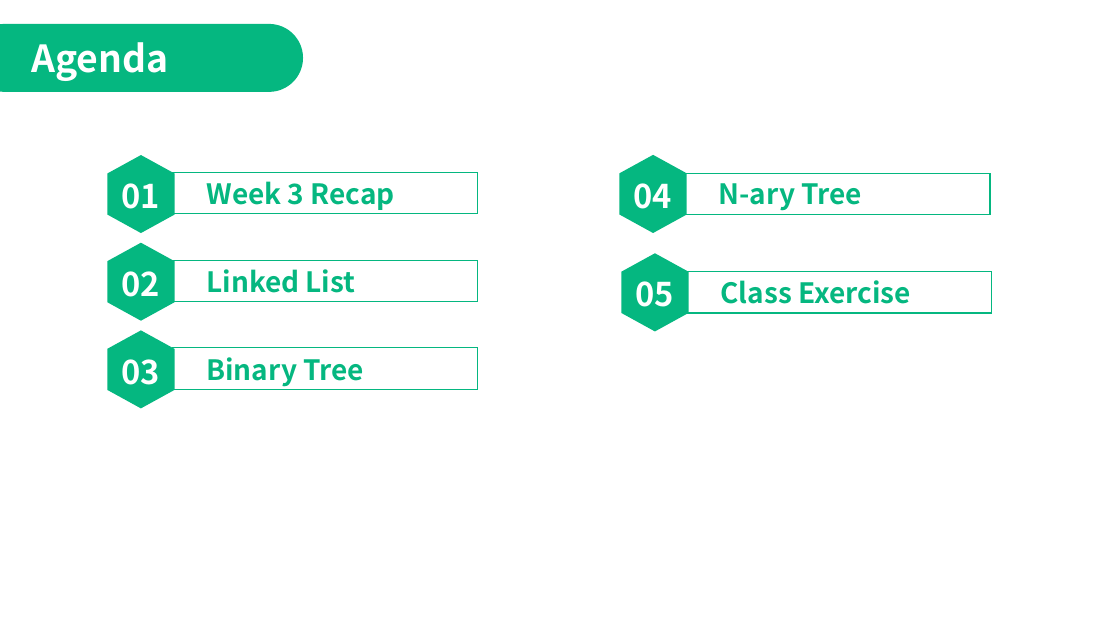
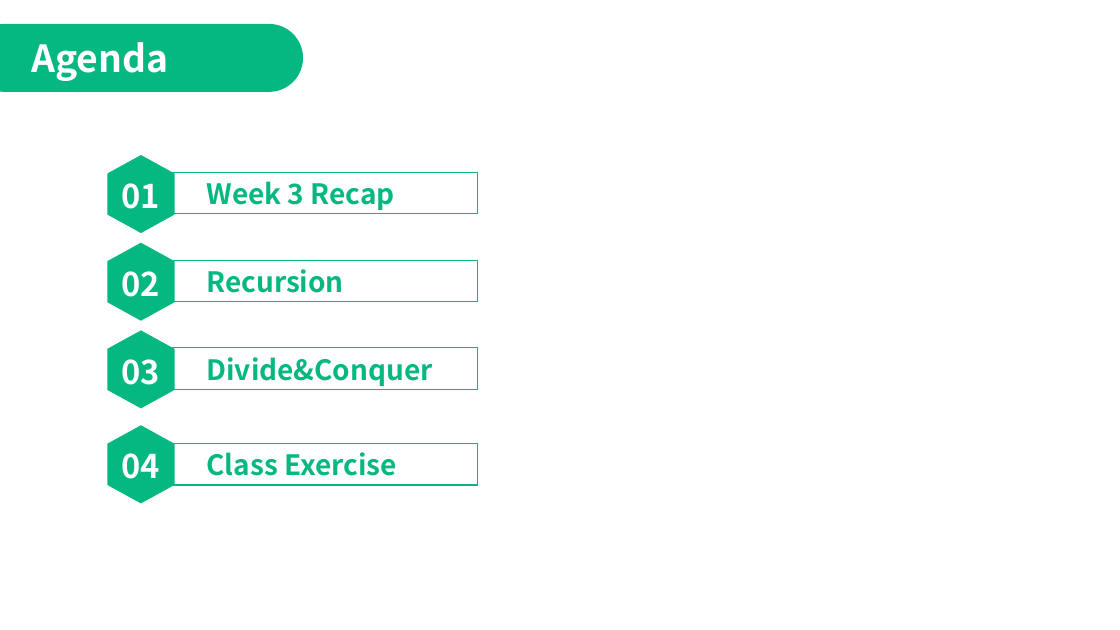
Before and after one commit to jimmyyih518/DSA2022Fall, a slide deck: slide 2 of week5/week5_slides.pptx. Drawn at 1120x630 pixels with LibreOffice and Linux fonts; fonts in the diff are those of the drawing. Boxes give left, top, right and bottom in pixels: in the first picture for what was removed or moved away, otherwise in the second. Text is boxed around its words. In the diff, an @@ line names an element or a change of style, - is before the commit and + after.

```diff
--- a/week5/week5_slides.pptx
+++ b/week5/week5_slides.pptx
@@ hexagon removed at bbox=[620, 155, 687, 233] @@
@@ rectangle removed at bbox=[685, 173, 990, 214] @@
@@ text removed at bbox=[719, 183, 862, 211] @@
-N-ary Tree
@@ text at bbox=[206, 269, 344, 293]: text changed @@
-Linked List
+Recursion
@@ text removed at bbox=[635, 281, 673, 307] @@
-05
@@ text removed at bbox=[881, 271, 1007, 281] @@
-• 竞争对手分析
@@ text removed at bbox=[881, 292, 1007, 314] @@
-• 产品定位分析
@@ text at bbox=[206, 357, 432, 386]: text changed @@
-Binary Tree
+Divide&Conquer
@@ hexagon: place and size @@
-hexagon at bbox=[621, 253, 689, 331]
+hexagon at bbox=[107, 426, 174, 504]
@@ text "04": place and size @@
-text "04" at bbox=[634, 183, 672, 209]
+text "04" at bbox=[121, 453, 159, 479]
@@ rectangle: place and size @@
-rectangle at bbox=[686, 271, 991, 313]
+rectangle at bbox=[172, 444, 477, 485]
@@ text "Class Exercise": place and size @@
-text "Class Exercise" at bbox=[720, 280, 910, 304]
+text "Class Exercise" at bbox=[206, 452, 396, 476]
```
Also in this commit, not shown: 8 other slides changed, 1 slide added, 1 slide removed, 2 other files.
